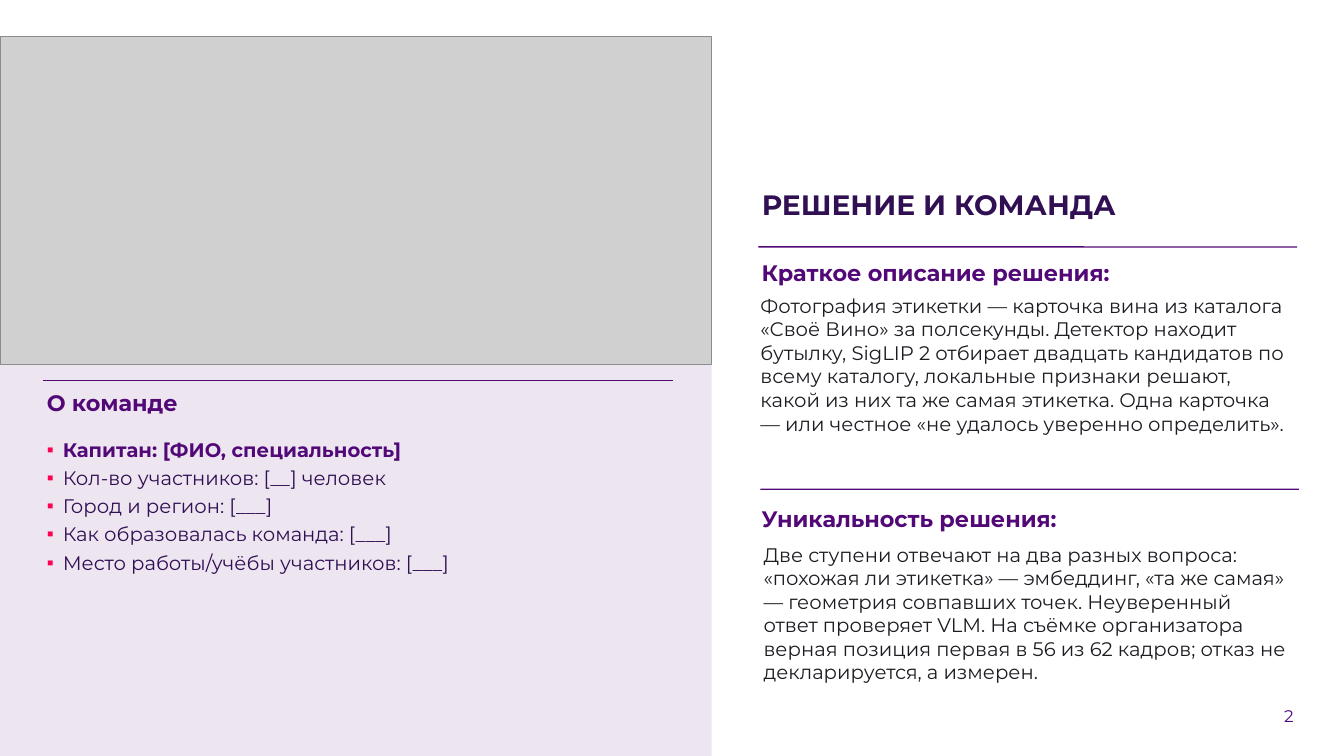
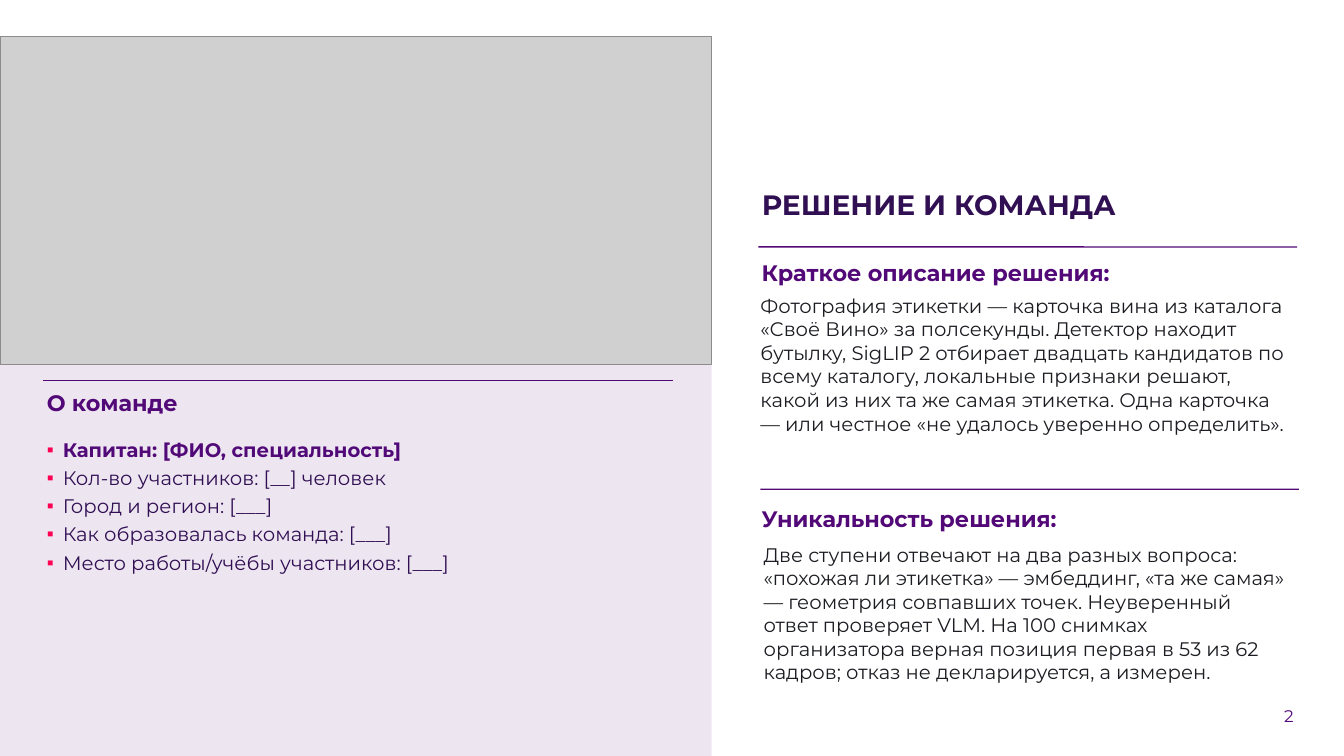
Before and after one commit to AlexGvr/rus_vines, a slide deck: slide 2 of ЛЦТ2026 Сканер российских вин.pptx. Drawn at 1344x756 pixels with LibreOffice and Linux fonts; fonts in the diff are those of the drawing; grey boxes stand for pictures; background and template pictures are left out. Boxes give left, top, right and bottom in pixels: in the first picture for what was removed or moved away, otherwise in the second. Text is boxed around its words. In the diff, an @@ line names an element or a change of style, - is before the commit and + after.

```diff
--- a/ЛЦТ2026 Сканер российских вин.pptx
+++ b/ЛЦТ2026 Сканер российских вин.pptx
@@ text at box(764, 548, 1285, 683): text changed @@
-Две ступени отвечают на два разных вопроса: «похожая ли этикетка» — эмбеддинг, «та же самая» — геометрия совпавших точек. Неуверенный ответ проверяет VLM. На съёмке организатора верная позиция первая в 56 из 62 кадров; отказ не декларируется, а измерен.
+Две ступени отвечают на два разных вопроса: «похожая ли этикетка» — эмбеддинг, «та же самая» — геометрия совпавших точек. Неуверенный ответ проверяет VLM. На 100 снимках организатора верная позиция первая в 53 из 62 кадров; отказ не декларируется, а измерен.
```
Also in this commit, not shown: 6 other slides changed, 8 other files.
